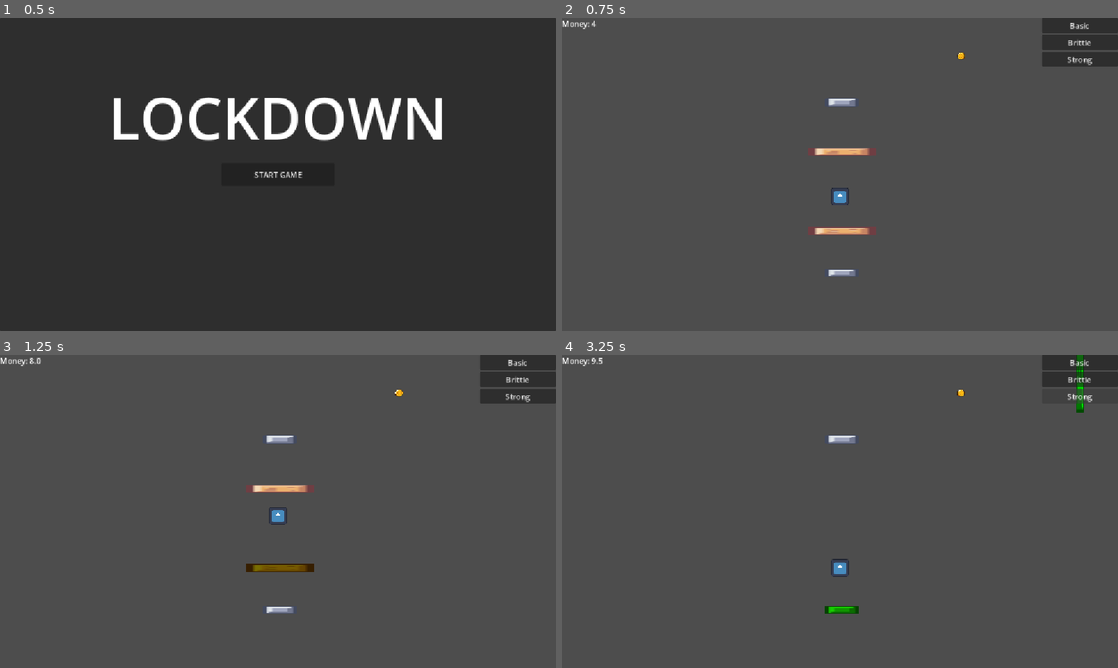
Above: before the commit, frames 1-4 (two rows, left to right).
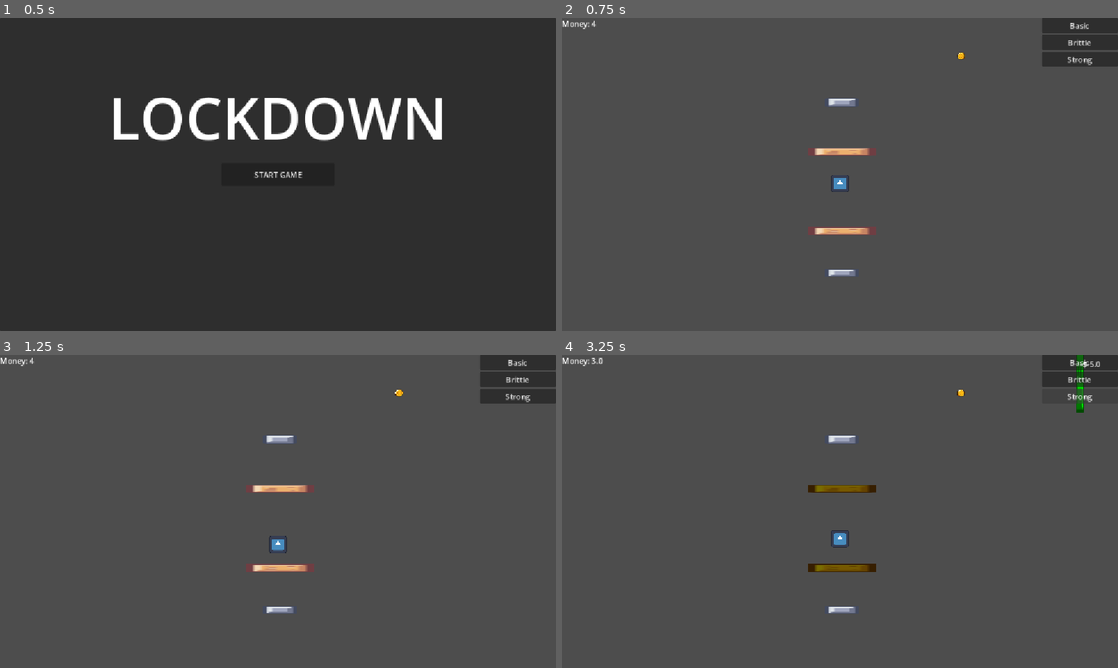
Above: after the commit, the same moments.

Repository: Charlielove19/lock-down
Game: Godot game, scene res://scenes/Game.tscn
The game is run twice, just before and just after one commit, with the same random seed, the same clock (stepped at 60 frames per second) and the same inputs. The engine's default icon, where the game draws it, is replaced by a stand-in: a white triangle on a blue panel in a dark square.
Inputs:
- Up to frame 1 (0.5 s): no input
- Up to frame 2 (0.75 s): click "START GAME" at 0.5 s
- Up to frame 3 (1.25 s): no input
- Up to frame 4 (3.25 s): click "Basic" at 1.25 s; click "Brittle" at 2 s; click "Strong" at 2.75 s

Frame 1 is identical in both runs. In frame 2, 0.2% of the frame differs, in the area x 48-52%, y 50-60%; in frame 3, 0.6%; in frame 4, 1.0%, in the area x 5-97%, y 0-83%.

Commit message:
Added Money Particle UI
added money particle ui
gave the ball variant speed and damage based off of difficulty

Diff:
--- a/scenes/Ball.tscn
+++ b/scenes/Ball.tscn
@@ -10,6 +10,7 @@
 collision_layer = 3
 collision_mask = 3
 script = ExtResource("1_ja1hk")
+start_speed = 100.0
 
 [node name="CollisionShape2D" type="CollisionShape2D" parent="." unique_id=1285962976]
 shape = SubResource("CircleShape2D_u2d4l")
--- a/scenes/Game.tscn
+++ b/scenes/Game.tscn
@@ -13,6 +13,7 @@
 [ext_resource type="Resource" uid="uid://de7kxvb7slkqq" path="res://data/walls/wall_brittle.tres" id="5_g4kob"]
 [ext_resource type="PackedScene" uid="uid://bem1m2248dg4w" path="res://scenes/start_environments/Impossible.tscn" id="5_mcffj"]
 [ext_resource type="Resource" uid="uid://n77kqsav072o" path="res://data/walls/wall_strong.tres" id="6_qy1jj"]
+[ext_resource type="PackedScene" uid="uid://ccvo861w0c03q" path="res://scenes/money_particle.tscn" id="7_7ua8r"]
 
 [sub_resource type="RectangleShape2D" id="RectangleShape2D_n048l"]
 size = Vector2(576, 20)
@@ -43,6 +44,7 @@
 start_scenes = Array[PackedScene]([ExtResource("2_3xj3m"), ExtResource("3_mcffj"), ExtResource("4_2rd6h"), ExtResource("5_mcffj")])
 money_label = NodePath("UI/GameUI2/Money")
 start_money = 5
+money_particle_scene = ExtResource("7_7ua8r")
 wall_scene = ExtResource("2_qbsmt")
 wall_button_scene = ExtResource("3_400sg")
 wall_datas = Array[ExtResource("3_kiw3p")]([ExtResource("4_400sg"), ExtResource("5_g4kob"), ExtResource("6_qy1jj")])
--- /dev/null
+++ b/scenes/money_particle.tscn
@@ -0,0 +1,20 @@
+[gd_scene format=3 uid="uid://ccvo861w0c03q"]
+
+[ext_resource type="Script" uid="uid://b0llvartyyv45" path="res://scripts/money_riser.gd" id="1_wrsp1"]
+
+[node name="MoneyParticle" type="Control" unique_id=1133191402 node_paths=PackedStringArray("text")]
+layout_mode = 3
+anchors_preset = 15
+anchor_right = 1.0
+anchor_bottom = 1.0
+grow_horizontal = 2
+grow_vertical = 2
+script = ExtResource("1_wrsp1")
+speed = 3.0
+time_alive = 0.5
+text = NodePath("Label")
+
+[node name="Label" type="Label" parent="." unique_id=773113458]
+layout_mode = 0
+offset_right = 40.0
+offset_bottom = 23.0
--- a/scripts/ball.gd
+++ b/scripts/ball.gd
@@ -1,9 +1,22 @@
 extends CharacterBody2D
+@onready var game = get_tree().current_scene
 
-var speed = 250.0
+@export var start_speed: float
+@onready var speed = start_speed
 var direction = Vector2(0,1).normalized()
-@export var damage:int = 1
-@onready var game = get_tree().current_scene
+
+var difficulty = 0
+var speed_increase_rate
+var damage
+
+func _ready():
+	difficulty = float(game.difficulty)
+	print("difficulty: ", difficulty)
+	speed_increase_rate = 1.0 + ((difficulty+1.0)/100.0)
+	print("speed_increase_rate: ", speed_increase_rate)
+	print("speed: ", speed)
+	damage = (difficulty + 2)/2.0
+	print("damage: ", damage)
 
 func _physics_process(delta):
 	velocity = direction*speed
@@ -12,8 +25,8 @@
 	if collision:
 		velocity = velocity.bounce(collision.get_normal())
 		direction = velocity.normalized()
-
+		speed *= speed_increase_rate
 		var collider = collision.get_collider()
 		if collider.has_method("hit"):
 			var reward = collider.hit(damage)
-			game.add_money(reward)
+			game.add_money(reward, collider.position)
--- a/scripts/coin.gd
+++ b/scripts/coin.gd
@@ -1,15 +1,19 @@
 extends Node
 @export var animator:AnimatedSprite2D
 @export var reward: int
-
+@onready var game = get_tree().current_scene
+var position_rec
 
 
 func _ready():
 	animator.play("Spin")
+	position_rec = self.position
 
 
-func _on_body_entered(body: Node2D) -> void:
+func _on_body_entered(_body: Node2D) -> void:
 	get_parent().coins_spawned -=1
-	get_tree().current_scene.add_money(reward)
+	game.add_money(reward, position_rec)
 	animator.play("Collect")
+
+
 	self.queue_free()
--- a/scripts/coin_spawner.gd
+++ b/scripts/coin_spawner.gd
@@ -4,10 +4,8 @@
 @export var area:CollisionShape2D
 @onready var coins_spawned:= int(0)
 
-func _ready():
-	print("coin_spawner_instantiated")
 
-func _process(delta):
+func _process(_delta):
 	if coins_spawned<1:
 		spawn_coin()
 func create_position_in_area():
@@ -17,10 +15,9 @@
 	var position = Vector2(x,y)
 	return position
 func spawn_coin():
-	print("coins spawned:", coins_spawned)
+
 	coins_spawned += 1
 	var random_position = create_position_in_area()
-	print("random position is: ", random_position)
 	var instantiated_coin = coin.instantiate()
 	instantiated_coin.position = random_position
 	add_child(instantiated_coin)
--- a/scripts/game.gd
+++ b/scripts/game.gd
@@ -18,6 +18,7 @@
 @export var money_label: Label
 @export var start_money: int
 var money = 4
+@export var money_particle_scene: PackedScene
 
 #wall variables
 @export var wall_scene: PackedScene
@@ -43,18 +44,23 @@
 
 func start_game():
 	money = start_money
-	var instantiated_coin_spawner = coin_spawner.instantiate()
-	interactables.add_child(instantiated_coin_spawner)
 	game_over_flag = false
 	main_menu.visible = false
 	game_over_menu.visible = false
 	game_UI.visible = true
+
+	var instantiated_coin_spawner = coin_spawner.instantiate()
+	interactables.add_child(instantiated_coin_spawner)
+
 	var start_scene = start_scenes[difficulty]
 	var start_env = start_scene.instantiate()
 	interactables.add_child(start_env)
+
 	var ball = ball_scene.instantiate()
 	ball.position = get_viewport_rect().get_center()
 	interactables.add_child(ball)
+
+
 func game_over():
 	game_over_menu.visible = true
 	game_over_flag = true
@@ -79,7 +85,16 @@
 		else:
 			wall_preview.sprite.modulate = Color.GREEN
 		wall_preview.sprite.modulate.a = 0.5
-func add_money(amount):
+func spawn_money_particle(position_r:Vector2, value):
+	var money_particle = money_particle_scene.instantiate()
+	money_particle.set_text(value)
+	money_particle.position = position_r
+	game_UI.add_child(money_particle)
+func add_money(amount, position_r:Vector2):
+	if position_r == null:
+		pass
+	else:
+		spawn_money_particle(position_r, amount)
 	money+=amount
 	update_money_display()
 func update_money_display():
@@ -149,8 +164,7 @@
 	if placed_wall.placement_area.has_overlapping_bodies():
 		placed_wall.queue_free()
 		return
-	money -= placed_wall.wall_data.cost
-	update_money_display()
+	add_money(-placed_wall.wall_data.cost, placed_wall.position)
 	await placed_wall_rotation_tween.finished
 	placed_wall.sprite.modulate.a = 1
 	placed_wall.collision_shape.disabled = false
@@ -162,7 +176,7 @@
 		button.text = wall_data.wall_name
 		wall_menu.add_child(button)
 
-func _on_boundaries_body_entered(body: Node2D) -> void:
+func _on_boundaries_body_entered(_body: Node2D) -> void:
 	game_over()
 
 
--- /dev/null
+++ b/scripts/money_riser.gd
@@ -0,0 +1,24 @@
+extends Node
+
+@export var speed: float
+@export var time_alive:float
+@onready var time_alive_counter:= time_alive
+
+@export var text: Label
+
+func set_text(value):
+	if value>0:
+		text.text = "$" + str(value)
+	if value<0:
+		text.text = "-$" + str(value)
+	else:
+		return
+
+
+
+func _process(delta: float) -> void:
+	self.position.y -= speed
+	if time_alive_counter>0:
+		time_alive_counter-= delta
+	else:
+		self.queue_free()
--- a/scripts/wall.gd
+++ b/scripts/wall.gd
@@ -5,6 +5,7 @@
 		wall_data = value
 		if is_node_ready():
 			apply_wall_data(wall_data)
+
 
 
 
@@ -30,8 +31,8 @@
 	var health_ratio = float(health)/float(wall_data.max_health)
 	sprite.modulate = Color.RED.lerp(Color.GREEN, health_ratio)
 
-func apply_wall_data(wall_data):
-	if wall_data == null:
+func apply_wall_data(wall_data_r):
+	if wall_data_r == null:
 		return
 
 	sprite.texture = wall_data.texture
Not shown, added: scripts/money_riser.gd.uid
